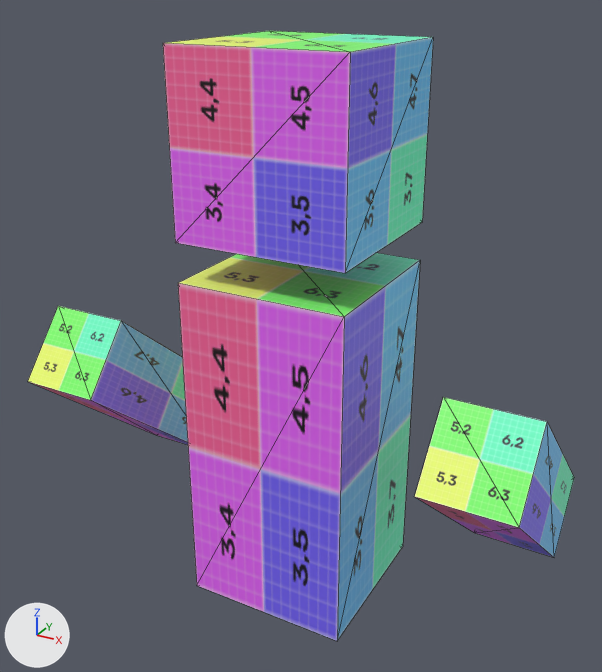
Before and after pictures for a commit that changed the OBJ model resources/Model/Boss.obj.
The view is the same before and after, from a 50 mm camera at (8.51, -15.72, 14.29) aimed at (0.06, -0.35, 6.6). The axes (+X, +Y, +Z) are drawn at lower left. The lights are the same throughout. Mesh edges are drawn as thin lines. Where no turn or scale is listed for an object, it has been applied to the vertices.

The scene before the commit, as lines of its bpy script (objects in view):
```python
mat_material = principled_material('Material')
mat_material.texture = img_uvchecker_png
mat_material_003 = principled_material('Material.003')
mat_material_003.texture = img_uvchecker_png
me_cube = bpy.data.meshes.new('Cube')
me_cube.from_pydata(...)  # a box spanning x -2.0..2.0, y -2.12..1.88, z -0.1..8.1
me_cube.materials.append(mat_material)  # picture img_uvchecker_png
me_cube_001 = bpy.data.meshes.new('Cube.001')
me_cube_001.from_pydata(...)  # 8 vertices, 12 faces; spans x 4.0..6.0, y -3.07..2.82, z 1.31..6.69
me_cube_001.materials.append(mat_material_001)  # picture img_uvchecker_png
me_cube_002 = bpy.data.meshes.new('Cube.002')
me_cube_002.from_pydata(...)  # 8 vertices, 12 faces; spans x -6.0..-4.0, y -3.07..2.82, z 1.31..6.69
me_cube_002.materials.append(mat_material_002)  # picture img_uvchecker_png
me_cube_003 = bpy.data.meshes.new('Cube.003')
me_cube_003.from_pydata(...)  # a box spanning x -2.0..2.0, y -2.12..1.88, z 9.0..13.0
me_cube_003.materials.append(mat_material_003)  # picture img_uvchecker_png
ob_cube = bpy.data.objects.new('Cube', me_cube)
ob_cube.location = (0.0, 0.0, 0.0)
ob_cube_001 = bpy.data.objects.new('Cube.001', me_cube_001)
ob_cube_001.location = (0.0, 0.0, 0.0)
ob_cube_002 = bpy.data.objects.new('Cube.002', me_cube_002)
ob_cube_002.location = (0.0, 0.0, 0.0)
ob_cube_003 = bpy.data.objects.new('Cube.003', me_cube_003)
ob_cube_003.location = (0.0, 0.0, 0.0)
```
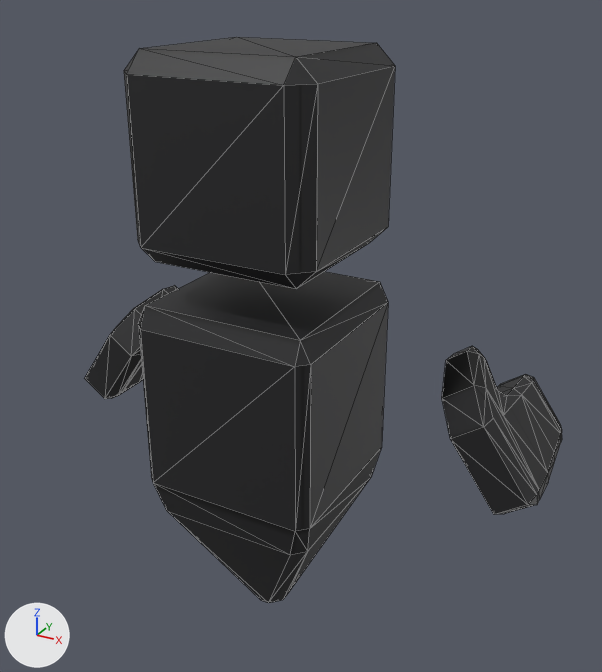
Pixel boxes (x1, y1, x2, y2) of what changed, in the pictures (602 x 672 px):
'Cube', surface changed, reshaped (15% shorter): before (178, 253, 420, 641); after (139, 272, 388, 603)
'Cube.003', surface changed, reshaped (blue to black): before (163, 31, 433, 273); after (124, 37, 395, 289)
'Cube.001', deleted (green): before (414, 397, 574, 557)
'Cube.002', deleted: before (28, 306, 188, 445)
'立方体.001', added (black): after (442, 346, 562, 514)
'立方体.002', added (black): after (85, 286, 178, 399)

The change, as a list of edits to the scene's bpy script:
```text
Add img_boss_png:
    img_boss_png = load_image('Boss.png', '../Texture/Boss.png', 1024, 1024, 'sRGB')
Change mat_material:
    mat_material.texture: img_uvchecker_png -> img_boss_png
Change mat_material_003:
    mat_material_003.texture: img_uvchecker_png -> img_boss_png
Add mat_マテリアル_006:
    mat_マテリアル_006 = principled_material('マテリアル.006')
    mat_マテリアル_006.texture = img_boss_png
Add mat_マテリアル_007:
    mat_マテリアル_007 = principled_material('マテリアル.007')
    mat_マテリアル_007.texture = img_boss_png
Change me_cube:
    used by ob_cube; location = (0.0, 0.0, 0.0)
    remove me_cube.from_pydata(...)  # 8 vertices, 12 faces; spans x -2.0..2.0, y -2.12..1.88, z -0.1..8.1
    add me_cube.from_pydata(...)  # 37 vertices, 70 faces; spans x -2.0..2.0, y -3.72..0.28, z -0.1..8.1
    me_cube part 1: the whole mesh is rebuilt
Change me_cube_003:
    used by ob_cube_003; location = (0.0, 0.0, 0.0)
    remove me_cube_003.from_pydata(...)  # 8 vertices, 12 faces; spans x -2.0..2.0, y -2.12..1.88, z 9.0..13.0
    add me_cube_003.from_pydata(...)  # 24 vertices, 44 faces; spans x -2.0..2.0, y -3.72..0.28, z 9.0..13.0
    me_cube_003 part 2: the whole mesh is rebuilt
Add me_立方体_002:
    me_立方体_002.from_pydata(...)  # 68 vertices, 132 faces; spans x -5.89..-3.5, y -1.42..1.98, z 3.96..6.99
    me_立方体_002.materials.append(mat_マテリアル_006)  # picture img_boss_png
Add me_立方体_001:
    me_立方体_001.from_pydata(...)  # 68 vertices, 132 faces; spans x 3.48..5.9, y -1.42..1.98, z 3.95..7.01
    me_立方体_001.materials.append(mat_マテリアル_007)  # picture img_boss_png
Remove ob_cube_001:
    ob_cube_001 = bpy.data.objects.new('Cube.001', me_cube_001)
    ob_cube_001.location = (0.0, 0.0, 0.0)
Remove ob_cube_002:
    ob_cube_002 = bpy.data.objects.new('Cube.002', me_cube_002)
    ob_cube_002.location = (0.0, 0.0, 0.0)
Add ob_立方体_002:
    ob_立方体_002 = bpy.data.objects.new('立方体.002', me_立方体_002)
    ob_立方体_002.location = (0.0, 0.0, 0.0)
Add ob_立方体_001:
    ob_立方体_001 = bpy.data.objects.new('立方体.001', me_立方体_001)
    ob_立方体_001.location = (0.0, 0.0, 0.0)
```
